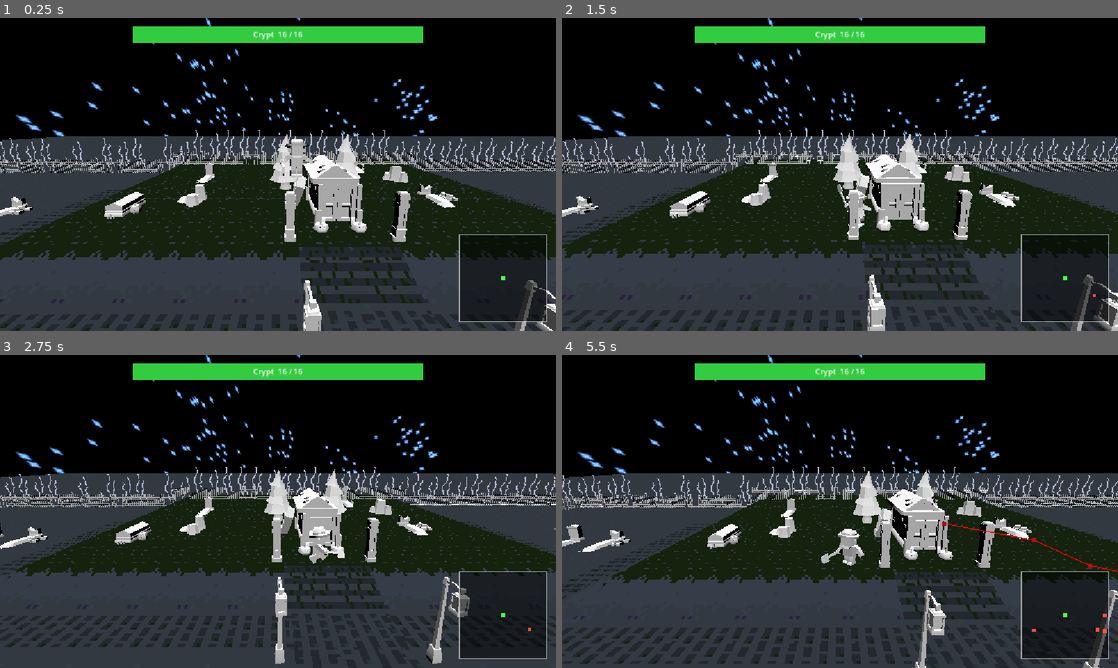
Above: before the commit, frames 1-4 (two rows, left to right).
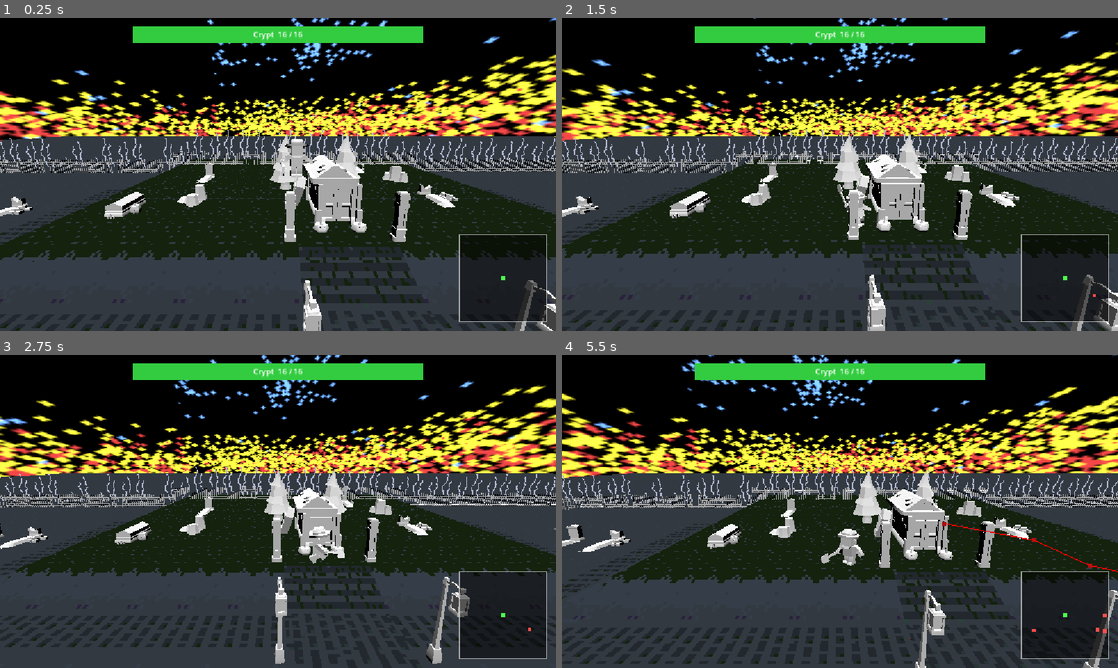
Above: after the commit, the same moments.

Repository: Hammster/GameJam-Oct-2026
Game: Godot game, scene res://Game.tscn
Same seed, same stepped clock (60 frames per second), same inputs: the game is played once before the commit and once after it.
Inputs:
- Up to frame 1 (0.25 s): no input
- Up to frame 2 (1.5 s): hold D (move_right) 0.53-1.28 s; tap Space (attack) at 0.6, 1.35 s; hold S (move_back) from 1.28 s (still down)
- Up to frame 3 (2.75 s): release S (move_back) at 2.03 s; hold D (move_right) from 2.03 s (still down); tap Space (attack) at 2.1 s
- Up to frame 4 (5.5 s): release D (move_right) at 2.78 s; hold W (move_forward) 2.78-3.53 s; tap Space (attack) every 0.75 s from 2.85 to 5.1 s; hold A (move_left) 3.53-5.03 s; hold S (move_back) from 5.03 s (still down)

The runs differ from the first frame. In frame 1, 12% of the frame differs, in the area x 0-100%, y 0-40%; in frame 2, 12%; in frame 3, 12%; in frame 4, 13%.

Commit message:
rotating sky

Diff:
--- a/Game.tscn
+++ b/Game.tscn
@@ -9,8 +9,9 @@
 [ext_resource type="AudioStream" uid="uid://c1j2n2dev15fy" path="res://Assets/music/graveyard_intro.wav" id="7_joorw"]
 [ext_resource type="AudioStream" uid="uid://cs0ef5jmyjns7" path="res://Assets/music/graveyard_loop.wav" id="8_2vekm"]
 [ext_resource type="Texture2D" uid="uid://dh8lude5mh1cw" path="res://Assets/sky.png" id="7_3mrqo"]
-[ext_resource type="Script" path="res://radar.gd" id="7_radar"]
-[ext_resource type="Script" path="res://crypt_health.gd" id="8_crypt"]
+[ext_resource type="Script" uid="uid://b0xnhihib01yw" path="res://radar.gd" id="7_radar"]
+[ext_resource type="Script" uid="uid://beqc2obe3ysxh" path="res://crypt_health.gd" id="8_crypt"]
+[ext_resource type="Script" uid="uid://bxsxdmrmw7ouo" path="res://world_environment.gd" id="10_yx171"]
 
 [sub_resource type="NavigationMesh" id="NavigationMesh_sb48q"]
 vertices = PackedVector3Array(-19.808464, 4.0007873, -9.9151125, -19.808464, 4.0007873, -8.4151125, 18.441536, 4.000787 …(3546 unchanged characters)…
@@ -37,7 +38,7 @@
 background_energy_multiplier = 1.42
 sky = SubResource("Sky_joorw")
 sky_custom_fov = 96.7
-sky_rotation = Vector3(2.2148228, -1.1815879, 0)
+sky_rotation = Vector3(0, -12.217305, 0.0418879)
 ambient_light_sky_contribution = 0.0
 ambient_light_energy = 2.85
 
@@ -197,10 +198,10 @@
 target = NodePath("../GraveDigger")
 follow_amount = 0.93
 
-[node name="CryptHealth" type="Node3D" parent="."]
+[node name="CryptHealth" type="Node3D" parent="." unique_id=1802420198]
 script = ExtResource("8_crypt")
 
-[node name="Radar" type="Control" parent="."]
+[node name="Radar" type="Control" parent="." unique_id=2003791722]
 layout_mode = 3
 anchors_preset = 0
 script = ExtResource("7_radar")
@@ -220,3 +221,4 @@
 
 [node name="WorldEnvironment" type="WorldEnvironment" parent="." unique_id=1168738032]
 environment = SubResource("Environment_ex8sm")
+script = ExtResource("10_yx171")
--- /dev/null
+++ b/world_environment.gd
@@ -0,0 +1,12 @@
+extends WorldEnvironment
+
+
+# Called when the node enters the scene tree for the first time.
+func _ready() -> void:
+	pass # Replace with function body.
+
+
+# Called every frame. 'delta' is the elapsed time since the previous frame.
+func _process(delta: float) -> void:
+	environment.sky_rotation.y+=delta*0.07
+	pass
Binary file changed: Assets/sky.png
Not shown, added: world_environment.gd.uid
